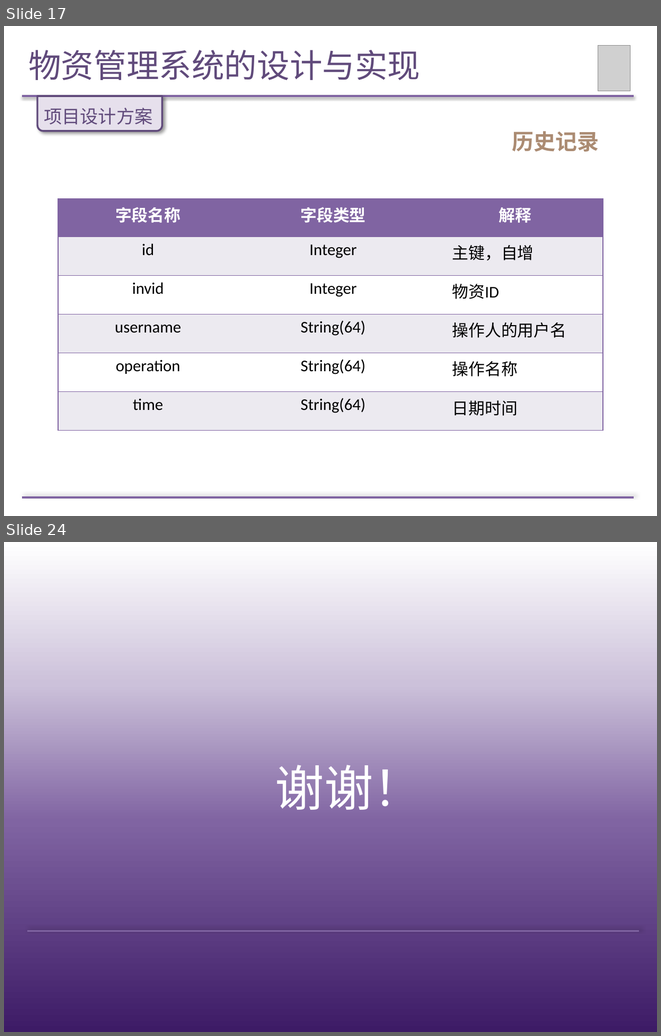
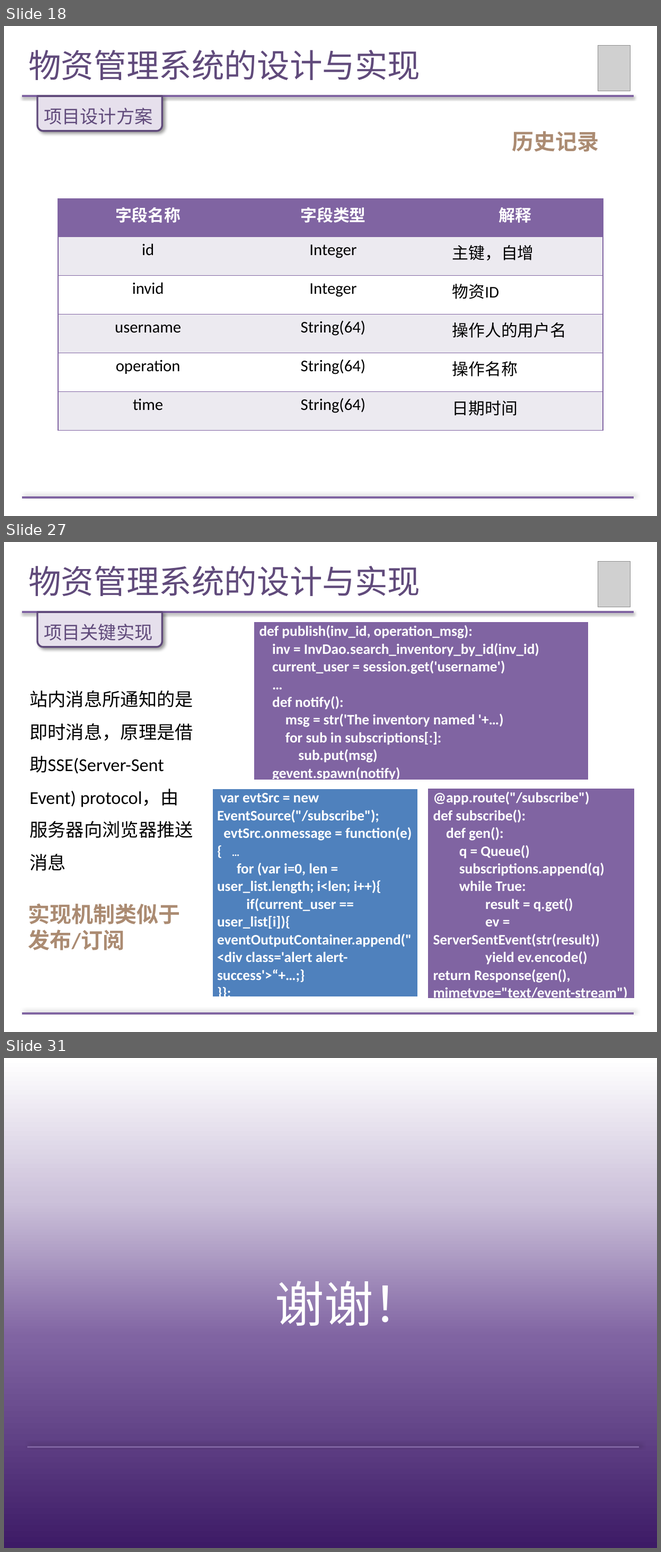
Before and after one commit to Wendy-Wu/LM-paper, a slide deck: 论文答辩PPT.pptx. Shown one above the other, each under a label of ours: slides 17 and 24 before the commit, slides 18, 27 and 31 after it; the slides between them are not shown. The pictures are 661x1036 and 661x1552 pixels, drawn with LibreOffice and Linux fonts; fonts in the diff are those of the drawing; grey boxes stand for pictures. Boxes give left, top, right and bottom in pixels: in the first picture for what was removed or moved away, otherwise in the second. Text is boxed around its words. In the diff, an @@ line names an element or a change of style, - is before the commit and + after.

```diff
--- a/论文答辩PPT.pptx
+++ b/论文答辩PPT.pptx
@@ slide 27 added at [4, 542, 657, 1032], background #FFFFFF @@
@@ title added at [28, 566, 420, 596], 36 pt, text #604A7B @@
+物资管理系统的设计与实现
@@ picture added at [598, 562, 630, 607] @@
@@ line added from (22, 612) to (634, 612), #8064A2 2 pt @@
@@ round same rect added at [37, 612, 162, 646], fill #E6E0EC, outline #604A7B 2 pt @@
@@ text added at [44, 624, 153, 641], 20 pt, text #604A7B @@
+项目关键实现
@@ table added at [254, 623, 587, 783], 1 rows, 1 columns @@
+def publish(inv_id, operation_msg): / inv = InvDao.search_inventory_by_id(inv_id) / current_user = session.get('username') / … / def notify(): / msg = str('The inventory named '+…) / for sub in subscriptions[:]: / sub.put(msg) / gevent.spawn(notify)
@@ text added at [29, 690, 193, 871], 20 pt, text #000000 @@
+站内消息所通知的是即时消息，原理是借助SSE(Server-Sent Event) protocol，由服务器向浏览器推送消息
@@ table added at [212, 789, 418, 998], 1 rows, 1 columns @@
+var evtSrc = new EventSource("/subscribe"); / evtSrc.onmessage = function(e) { … / for (var i=0, len = user_list.length; i<len; i++){ / if(current_user == user_list[i]){ / eventOutputContainer.append("<div class='alert alert-success'>“+…;} / }};
@@ table added at [429, 789, 634, 1003], 1 rows, 1 columns @@
+@app.route("/subscribe") / def subscribe(): / def gen(): / q = Queue() / subscriptions.append(q) / while True: / result = q.get() / ev = ServerSentEvent(str(result)) / yield ev.encode() / return Response(gen(), mimetype="text/event-stream")
@@ text added at [28, 903, 180, 950], 24 pt, text #AB8B72, bold @@
+实现机制类似于发布/订阅
@@ line added from (22, 1013) to (634, 1013), #8064A2 2 pt @@
@@ what was slide 17 is now slide 18 @@
@@ what was slide 24 is now slide 31 @@
```
Also in this commit, not shown: 9 slides changed, 6 other slides added.
